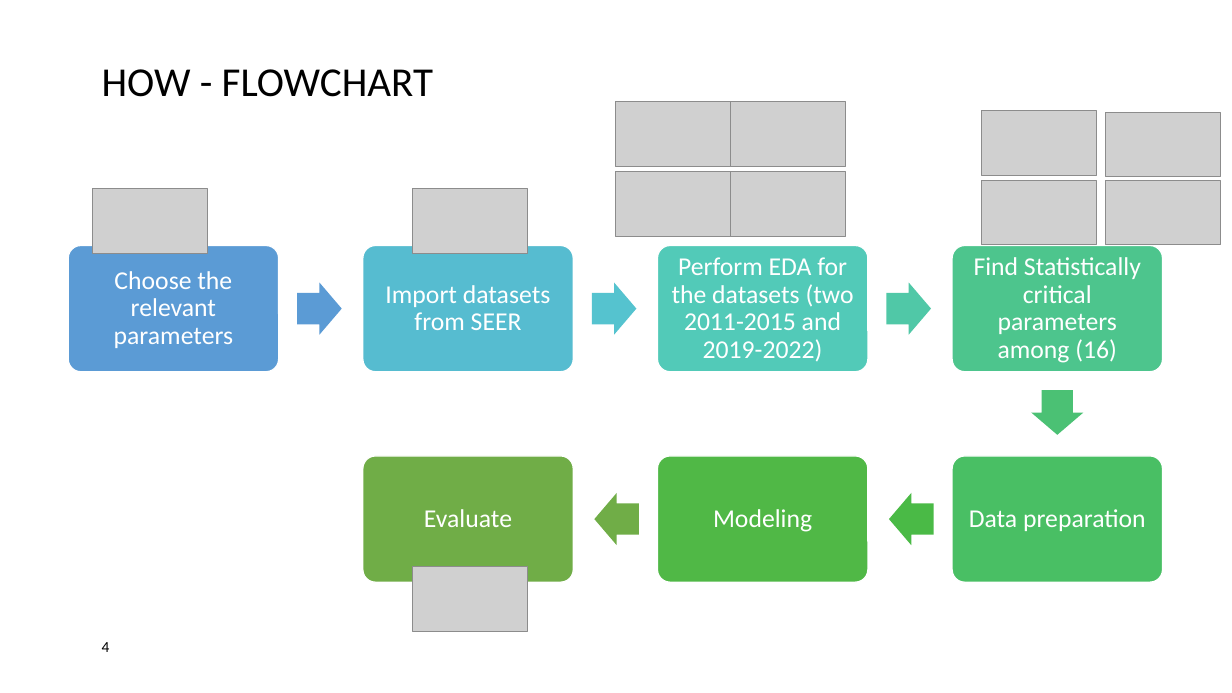
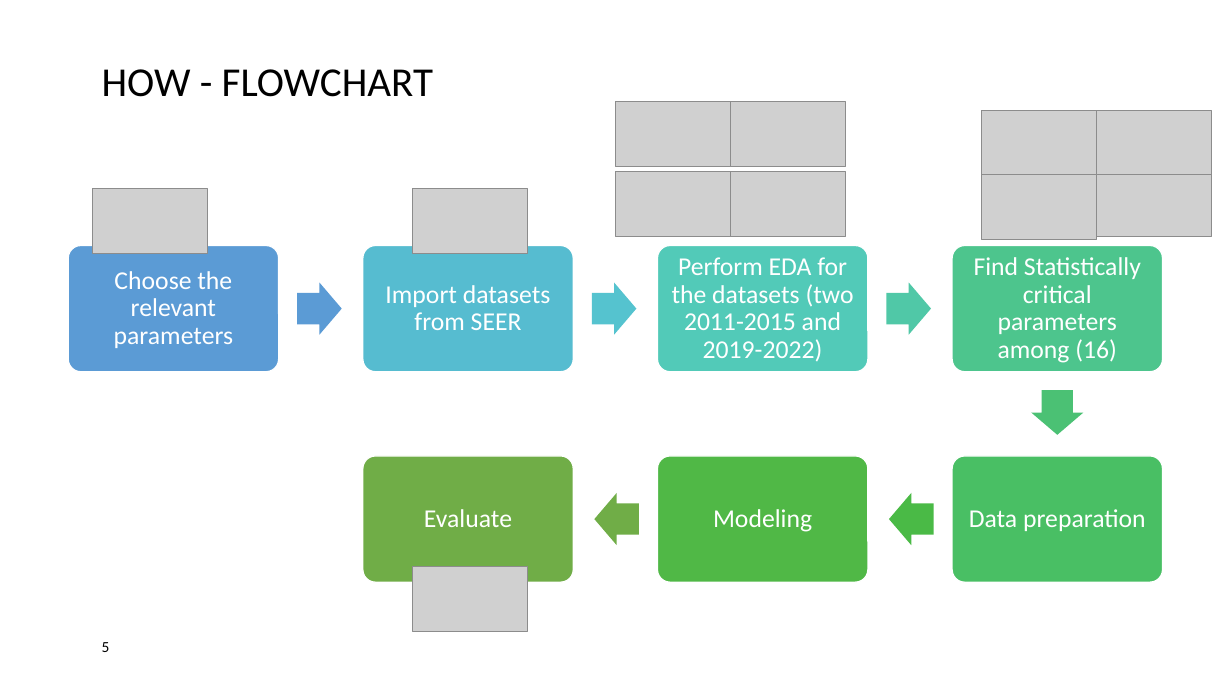
Before and after one commit to koohpi/DATA606_Fianl_Project, a slide deck: slide 5 of Survival Rate prediction in Breast Cancer-Koohyar-V02.pptx (slide 4 before the commit). Drawn at 1232x693 pixels with LibreOffice and Linux fonts; fonts in the diff are those of the drawing; grey boxes stand for pictures; background and template pictures are left out. Boxes give left, top, right and bottom in pixels: in the first picture for what was removed or moved away, otherwise in the second. Text is boxed around its words. In the diff, an @@ line names an element or a change of style, - is before the commit and + after.

```diff
--- a/Survival Rate prediction in Breast Cancer-Koohyar-V02.pptx
+++ b/Survival Rate prediction in Breast Cancer-Koohyar-V02.pptx
@@ picture: place and size @@
-picture at (1105, 112, 1220, 177)
+picture at (1096, 110, 1211, 175)
@@ picture: place and size @@
-picture at (982, 180, 1096, 245)
+picture at (982, 175, 1096, 239)
@@ picture: place and size @@
-picture at (1105, 180, 1220, 245)
+picture at (1096, 172, 1211, 237)
@@ page number at (102, 642, 110, 652): text changed @@
-4
+5
```
Also in this commit, not shown: 4 other slides changed, 1 slide added, 2 other files.
